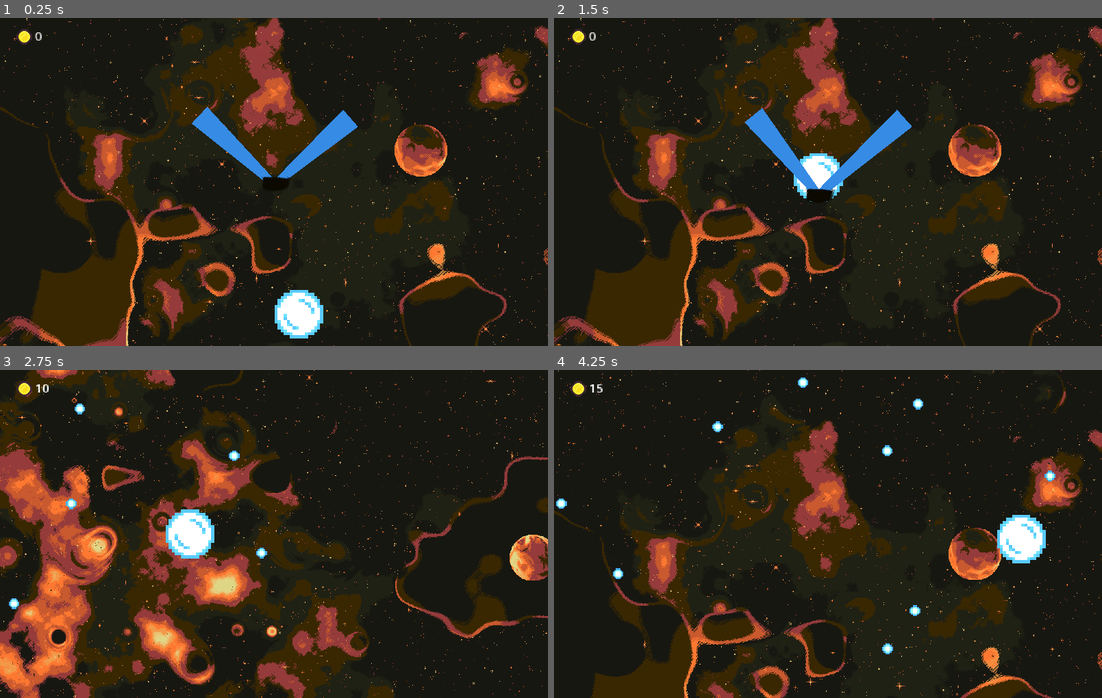
Above: before the commit, frames 1-4 (two rows, left to right).
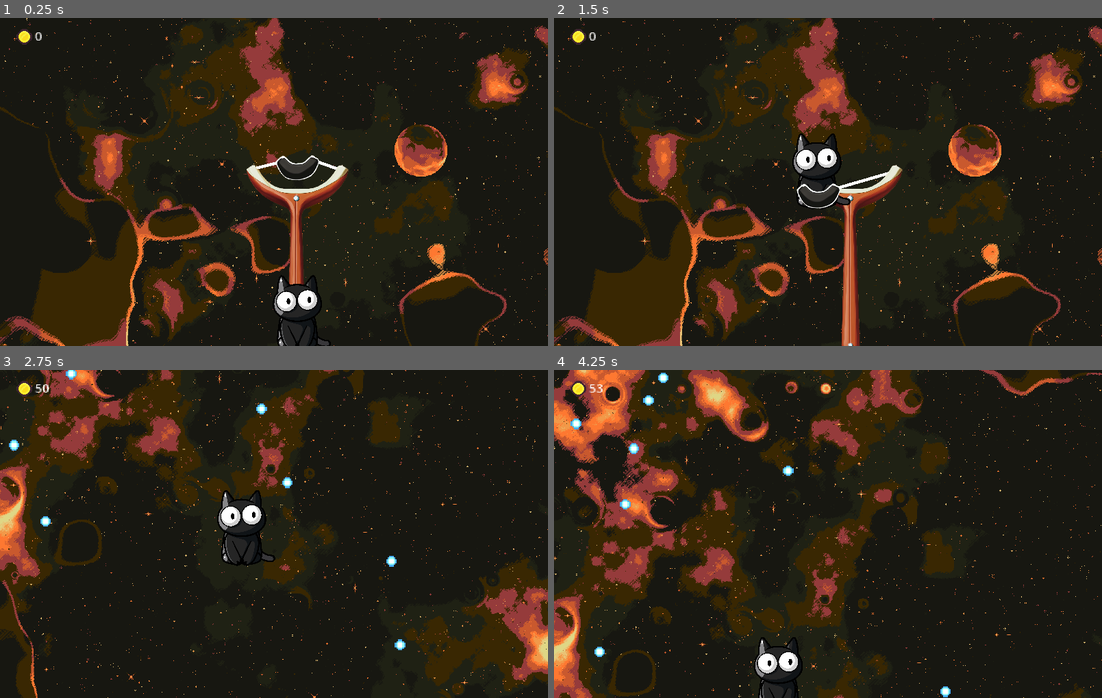
Above: after the commit, the same moments.

Repository: qiiiii24/release_game
Game: Godot game, scene res://Scene/main.tscn
Same seed, same stepped clock (60 frames per second), same inputs: the game is played once before the commit and once after it.
Inputs (mouse positions are in pixels of both pictures, inside the frame that each line leads up to):
- Up to frame 1 (0.25 s): no input
- Up to frame 2 (1.5 s): drag from (855, 313) to (828, 168) at 0.52 s; tap Enter at 1.25 s; drag from (828, 168) to (800, 247) at 1.27 s
- Up to frame 3 (2.75 s): move the mouse to (328, 461) at 2.02 s; click (328, 461) at 2.17 s
- Up to frame 4 (4.25 s): drag from (800, 599) to (570, 616) at 2.77 s; move the mouse to (992, 583) at 3.52 s; click (992, 583) at 3.67 s

The runs differ from the first frame. In frame 1, 4.5% of the frame differs, in the area x 35-66%, y 27-100%; in frame 2, 4.8%; in frame 3, 49%, in the area x 0-100%, y 0-100%; in frame 4, 43%.

Commit message:
做了一点shop

Diff:
--- /dev/null
+++ b/Scene/UI/shop.gd
@@ -0,0 +1,72 @@
+extends Control
+
+## 能力
+enum ABILITY {
+	PICK_RANGE,  # 拾取范围
+	VELOCITY_FACTOR,  # 速度
+	HEALTH,     # 踏板所消耗能量
+	ATTACK,     # 踏板总能量
+	DEFENSE     # 生成物概率
+	# 踏板给玩家的速度
+	# 云朵(减少速度的物体)减少的速度
+	# 加速物品的效率
+}
+
+## 能力等级
+var abilities = {
+	ABILITY.PICK_RANGE: 0,
+	ABILITY.VELOCITY_FACTOR: 0,
+	ABILITY.HEALTH: 0,
+	ABILITY.ATTACK: 0,
+	ABILITY.DEFENSE: 0
+}
+
+# 每种能力的升级花费公式（示例：基础花费 * (当前等级 + 1)）
+var ability_upgrade_cost = {
+	ABILITY.PICK_RANGE: func(level): return 10 * (level + 1),  # PICK_RANGE 花费公式
+	ABILITY.VELOCITY_FACTOR: func(level): return 15 * (level + 1), # VELOCITY_FACTOR 花费公式
+	ABILITY.HEALTH: func(level): return 20 * (level + 1),     # HEALTH 花费公式
+	ABILITY.ATTACK: func(level): return 25 * (level + 1),     # ATTACK 花费公式
+	ABILITY.DEFENSE: func(level): return 30 * (level + 1)     # DEFENSE 花费公式
+}
+
+@export var player: Player
+
+# 升级能力
+func upgrade_ability(ability: ABILITY) -> void:
+	var current_level = abilities[ability]
+	if abilities[ability] >= 5: return  # 检查是否未满级
+
+	# 计算升级花费
+	var cost = ability_upgrade_cost[ability].call(current_level)
+
+	# 检查货币是否足够
+	if InventorySystem.ingame_coins >= cost:
+		# 扣除货币
+		InventorySystem.ingame_coins -= cost
+		# 升级能力
+		abilities[ability] += 1
+
+		change_ability_amount(ability)
+	else:
+		print("金币不足")
+
+func change_ability_amount(ability: ABILITY) -> void:
+	if ability == ABILITY.PICK_RANGE:
+		player.pick_range += abilities[ABILITY.PICK_RANGE] * 0.5
+	elif ability == ABILITY.VELOCITY_FACTOR:
+		pass
+
+# 获取当前能力等级
+func get_ability_level(ability: ABILITY) -> int:
+	return abilities[ability]
+
+
+# 示例用法
+func _ready():
+	InventorySystem.ingame_coins = 100
+
+	# 升级 PICK_RANGE 能力
+	upgrade_ability(ABILITY.PICK_RANGE)
+	upgrade_ability(ABILITY.PICK_RANGE)
+	upgrade_ability(ABILITY.PICK_RANGE)
--- /dev/null
+++ b/Scene/UI/shop.tscn
@@ -0,0 +1,12 @@
+[gd_scene load_steps=2 format=3 uid="uid://bv6w7gvtyti2v"]
+
+[ext_resource type="Script" path="res://Scene/UI/shop.gd" id="1_aafap"]
+
+[node name="Shop" type="Control"]
+layout_mode = 3
+anchors_preset = 15
+anchor_right = 1.0
+anchor_bottom = 1.0
+grow_horizontal = 2
+grow_vertical = 2
+script = ExtResource("1_aafap")
--- a/Scene/main.tscn
+++ b/Scene/main.tscn
@@ -8,6 +8,7 @@
 [ext_resource type="PackedScene" uid="uid://dupw6g1rmpnny" path="res://Scene/sling_shot.tscn" id="6_yidns"]
 [ext_resource type="PackedScene" uid="uid://d1vctperwnwfy" path="res://Scene/spring.tscn" id="7_lyq12"]
 [ext_resource type="PackedScene" uid="uid://6ed4f2rc5b0t" path="res://Scene/UI/gold.tscn" id="8_sy3md"]
+[ext_resource type="PackedScene" uid="uid://bv6w7gvtyti2v" path="res://Scene/UI/shop.tscn" id="9_rdc63"]
 
 [sub_resource type="ShaderMaterial" id="ShaderMaterial_fibsh"]
 shader = ExtResource("1_w5mfm")
@@ -41,14 +42,6 @@
 size_flags_horizontal = 4
 size_flags_vertical = 4
 texture = ExtResource("1_s07e7")
-
-[node name="Player" parent="." node_paths=PackedStringArray("sling_shot", "move_camera") instance=ExtResource("2_vs64h")]
-position = Vector2(589, 570)
-scale = Vector2(6, 6)
-collision_layer = 3
-collision_mask = 3
-sling_shot = NodePath("../SlingShot")
-move_camera = NodePath("../Camera2D")
 
 [node name="Camera2D" type="Camera2D" parent="."]
 position = Vector2(549, 328)
@@ -88,10 +81,18 @@
 shape = SubResource("RectangleShape2D_h1ycp")
 
 [node name="SlingShot" parent="." node_paths=PackedStringArray("player") instance=ExtResource("6_yidns")]
-position = Vector2(385, 478)
+position = Vector2(586, 478)
 scale = Vector2(2, 2)
 initial_velocity_factor = 50.0
 player = NodePath("../Player")
+
+[node name="Player" parent="." node_paths=PackedStringArray("sling_shot", "move_camera") instance=ExtResource("2_vs64h")]
+position = Vector2(589, 570)
+scale = Vector2(6, 6)
+collision_layer = 3
+collision_mask = 3
+sling_shot = NodePath("../SlingShot")
+move_camera = NodePath("../Camera2D")
 
 [node name="Spring" parent="." node_paths=PackedStringArray("player") instance=ExtResource("7_lyq12")]
 player = NodePath("../Player")
@@ -104,3 +105,7 @@
 offset_right = 85.0
 offset_bottom = 42.0
 scale = Vector2(1.5, 1.5)
+
+[node name="Shop" parent="UI" node_paths=PackedStringArray("player") instance=ExtResource("9_rdc63")]
+visible = false
+player = NodePath("../../Player")
--- a/Scene/player.gd
+++ b/Scene/player.gd
@@ -4,11 +4,21 @@
 const BOUNCE_SPEED := 0.8
 
 @onready var area_2d: Area2D = $Area2D
+@onready var area_shape: CollisionShape2D = $Area2D/AreaShape
+
 
 ## 初速度
 @export var initial_velocity := -400
 @export var sling_shot: Node2D
 @export var move_camera: Camera2D
+
+## 拾取范围（可以成长）
+var pick_range : float = 9 :
+	set(value):
+		print("set成功")
+		pick_range = value
+		area_shape.shape.radius = pick_range
+
 
 var drag : bool = false
 var camera_can_move : bool = false
@@ -17,6 +27,7 @@
 
 func _ready() -> void:
 	area_2d.input_event.connect(_on_area_2d_input_event)
+	area_2d.body_entered.connect(_on_area_2d_body_entered)
 	sling_shot.drag_mode.connect(launch)
 
 func _unhandled_input(event: InputEvent) -> void:
@@ -48,7 +59,8 @@
 		position = to_global(get_local_mouse_position())
 
 	camera_move()
-	#move_and_slide()
+
+
 
 ## 相机移动（发射后跟着移动）y方向速度等于0时停止移动，
 func camera_move() -> void:
@@ -74,3 +86,14 @@
 		if event.button_index == MOUSE_BUTTON_LEFT:
 			if event.is_pressed():
 				drag = true
+
+## 给予玩家加速度（可以成长）
+func _on_area_2d_body_entered(body: Node2D) -> void:
+	if body is Spring:
+		camera_can_move = true
+		can_draw_line = false
+		print("body is spring")
+		var lanching_speed = Vector2(0, -2500)
+		velocity += lanching_speed
+
+		#launch(lanching_speed)
--- a/Scene/player.tscn
+++ b/Scene/player.tscn
@@ -1,25 +1,29 @@
 [gd_scene load_steps=5 format=3 uid="uid://c2freeyys5ri8"]
 
 [ext_resource type="Script" path="res://Scene/player.gd" id="1_ni5hs"]
-[ext_resource type="Texture2D" uid="uid://bxgpd6gb8txap" path="res://Assets/All_Fire_Bullet_Pixel_16x16_02.png" id="1_xveig"]
-
-[sub_resource type="AtlasTexture" id="AtlasTexture_lg153"]
-atlas = ExtResource("1_xveig")
-region = Rect2(224, 288, 16, 16)
+[ext_resource type="Texture2D" uid="uid://hgwgsjpxqw81" path="res://Assets/black cat.png" id="2_b8bu4"]
 
 [sub_resource type="CircleShape2D" id="CircleShape2D_m5v2o"]
+radius = 8.0
+
+[sub_resource type="CircleShape2D" id="CircleShape2D_aw81k"]
+radius = 9.0
 
 [node name="Player" type="CharacterBody2D"]
 scale = Vector2(3, 3)
 script = ExtResource("1_ni5hs")
 
 [node name="Sprite2D" type="Sprite2D" parent="."]
-texture = SubResource("AtlasTexture_lg153")
+position = Vector2(1, -2)
+scale = Vector2(0.015, 0.015)
+texture = ExtResource("2_b8bu4")
 
 [node name="CollisionShape2D" type="CollisionShape2D" parent="."]
 shape = SubResource("CircleShape2D_m5v2o")
 
 [node name="Area2D" type="Area2D" parent="."]
+collision_layer = 3
+collision_mask = 3
 
-[node name="CollisionShape2D" type="CollisionShape2D" parent="Area2D"]
-shape = SubResource("CircleShape2D_m5v2o")
+[node name="AreaShape" type="CollisionShape2D" parent="Area2D"]
+shape = SubResource("CircleShape2D_aw81k")
--- a/Scene/sling_shot.gd
+++ b/Scene/sling_shot.gd
@@ -7,9 +7,12 @@
 @onready var marker_2d: Marker2D = $Marker2D
 @onready var line_2d: Line2D = $Line2D
 @onready var area_2d: Area2D = $Area2D
+@onready var point_1: Node2D = $SlingShotEnd/point1
+@onready var point_2: Node2D = $SlingShotEnd/point2
 
 ## 拉伸长度
 @export var max_strech_distance : float = 120
+## 影响发射速度（可以成长）
 @export var initial_velocity_factor : float = 30
 @export var player: Player
 
@@ -25,8 +28,8 @@
 var can_drag : bool = false :
 	set(value):
 		can_drag = value
-		line_2d.set_point_position(1,start_pos_l1)
-		line_2d_2.set_point_position(1,start_pos_l2)
+		line_2d.set_point_position(1,to_local(point_1.global_position))
+		line_2d_2.set_point_position(1,to_local(point_2.global_position))
 		sling_shot_end.position = start_pos
 
 func _input(event: InputEvent) -> void:
@@ -49,7 +52,8 @@
 
 func _process(delta: float) -> void:
 	if player_enter:
-		player.position = to_global(marker_2d.position)
+		player.position = to_global(marker_2d.position) + Vector2(0, -50)
+
 	if can_drag:
 		_update_sling_band()
 		player.global_position = to_global(drag_position) + Vector2(0, -35)
@@ -63,10 +67,12 @@
 	strech_vector = _clamp_vector_to_length(strech_vector, max_strech_distance)
 
 	drag_position = strech_vector + start_position
+	sling_shot_end.position = drag_position
 	# 给 line2d赋值
-	line_2d.set_point_position(1,drag_position)
-	line_2d_2.set_point_position(1,drag_position)
-	sling_shot_end.position = drag_position
+
+	line_2d.set_point_position(1,to_local(point_1.global_position))
+	line_2d_2.set_point_position(1,to_local(point_2.global_position))
+
 
 ## 获取发射速度
 func _get_launch_velicity() -> Vector2:
--- a/Scene/sling_shot.tscn
+++ b/Scene/sling_shot.tscn
@@ -1,57 +1,46 @@
-[gd_scene load_steps=7 format=3 uid="uid://dupw6g1rmpnny"]
+[gd_scene load_steps=5 format=3 uid="uid://dupw6g1rmpnny"]
 
 [ext_resource type="Script" path="res://Scene/sling_shot.gd" id="1_boagb"]
-[ext_resource type="Texture2D" uid="uid://c5ai2kqueu8kj" path="res://Assets/slingshot.png" id="1_h6nap"]
-[ext_resource type="Texture2D" uid="uid://c5p17ei7xhi13" path="res://Assets/slingshot_right.png" id="2_4hx8g"]
-[ext_resource type="Texture2D" uid="uid://bkotef0stw23d" path="res://Assets/slingshot_left.png" id="3_s6l4p"]
-
-[sub_resource type="Curve" id="Curve_v2gtn"]
-min_value = 0.5
-max_value = 1.5
-_data = [Vector2(0, 1.5), 0.0, 0.0, 0, 0, Vector2(1, 0.5), 0.0, 0.0, 0, 0]
-point_count = 2
+[ext_resource type="Texture2D" uid="uid://cyb08lv0xvggt" path="res://Assets/图层 2.png" id="2_emojl"]
+[ext_resource type="Texture2D" uid="uid://ttmy63g74cky" path="res://Assets/图层 1.png" id="3_bwg5k"]
 
 [sub_resource type="CircleShape2D" id="CircleShape2D_kb8tk"]
 radius = 25.0
 
 [node name="SlingShot" type="Node2D"]
-position = Vector2(327, 157)
 script = ExtResource("1_boagb")
 
 [node name="Line2D2" type="Line2D" parent="."]
-points = PackedVector2Array(153, -140, 81, -77)
-width = 15.0
-width_curve = SubResource("Curve_v2gtn")
-default_color = Color(0.211392, 0.545794, 0.895315, 1)
+points = PackedVector2Array(-47, -89, -15, -97)
+width = 3.0
 
-[node name="Sprite2D3" type="Sprite2D" parent="."]
-visible = false
-position = Vector2(85, 52)
-texture = ExtResource("2_4hx8g")
-metadata/_edit_group_ = true
+[node name="Line2D" type="Line2D" parent="."]
+points = PackedVector2Array(45, -88, 17, -98)
+width = 3.0
 
-[node name="Sprite2D2" type="Sprite2D" parent="Sprite2D3"]
-position = Vector2(-28, -47)
-texture = ExtResource("3_s6l4p")
+[node name="SlingShotEnd" type="Sprite2D" parent="."]
+z_index = 1
+position = Vector2(0, -92)
+scale = Vector2(0.15, 0.15)
+texture = ExtResource("2_emojl")
+
+[node name="point1" type="Node2D" parent="SlingShotEnd"]
+position = Vector2(106.667, -40)
+scale = Vector2(1.33333, 1.33333)
+
+[node name="point2" type="Node2D" parent="SlingShotEnd"]
+position = Vector2(-100, -33.3334)
+scale = Vector2(1.33333, 1.33333)
+
+[node name="slingshotsprite" type="Sprite2D" parent="."]
+scale = Vector2(0.2, 0.2)
+texture = ExtResource("3_bwg5k")
 
 [node name="Marker2D" type="Marker2D" parent="."]
-position = Vector2(78, -97)
-
-[node name="Line2D" type="Line2D" parent="."]
-points = PackedVector2Array(4, -143, 76, -76)
-width = 15.0
-width_curve = SubResource("Curve_v2gtn")
-default_color = Color(0.211765, 0.545098, 0.894118, 1)
-
-[node name="SlingShotEnd" type="Sprite2D" parent="."]
-self_modulate = Color(0.211765, 0.545098, 0.894118, 1)
-position = Vector2(78, -76)
-rotation = -1.24213
-texture = ExtResource("1_h6nap")
+position = Vector2(0, -85)
 
 [node name="Area2D" type="Area2D" parent="."]
-position = Vector2(77, -85)
+position = Vector2(0, -85)
 
-[node name="CollisionShape2D" type="CollisionShape2D" parent="Area2D"]
-position = Vector2(0, -5)
+[node name="AreaShape" type="CollisionShape2D" parent="Area2D"]
 shape = SubResource("CircleShape2D_kb8tk")
--- a/Scene/spring.gd
+++ b/Scene/spring.gd
@@ -1,4 +1,9 @@
 extends Node2D
+class_name Spring
+
+## 划线所需要的能量（可以成长）
+
+## 总能量（可以成长）
 
 @onready var line_2d: Line2D = $Line2D
 @onready var collision_shape_2d: CollisionShape2D = $CollisionShape2D
Binary file added: Assets/black cat.png
Not shown, added: Assets/black cat.png.import
Binary file added: Assets/图层 1.png
Not shown, added: Assets/图层 1.png.import
Binary file added: Assets/图层 2.png
Not shown, added: Assets/图层 2.png.import
Not shown: 1 places in Scene/main.tscn that only renumber resources
Not shown, changed: 准备实现的功能.txt
